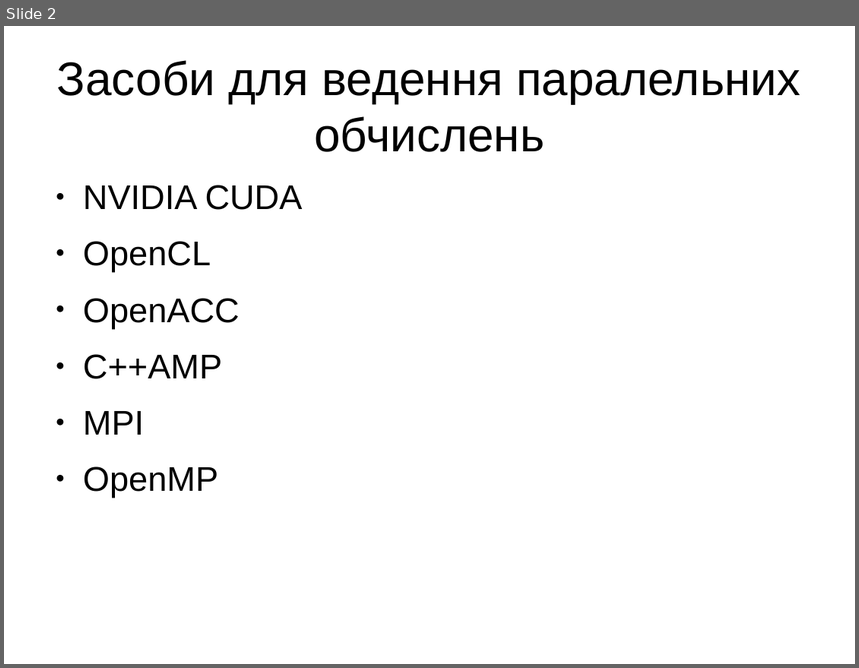
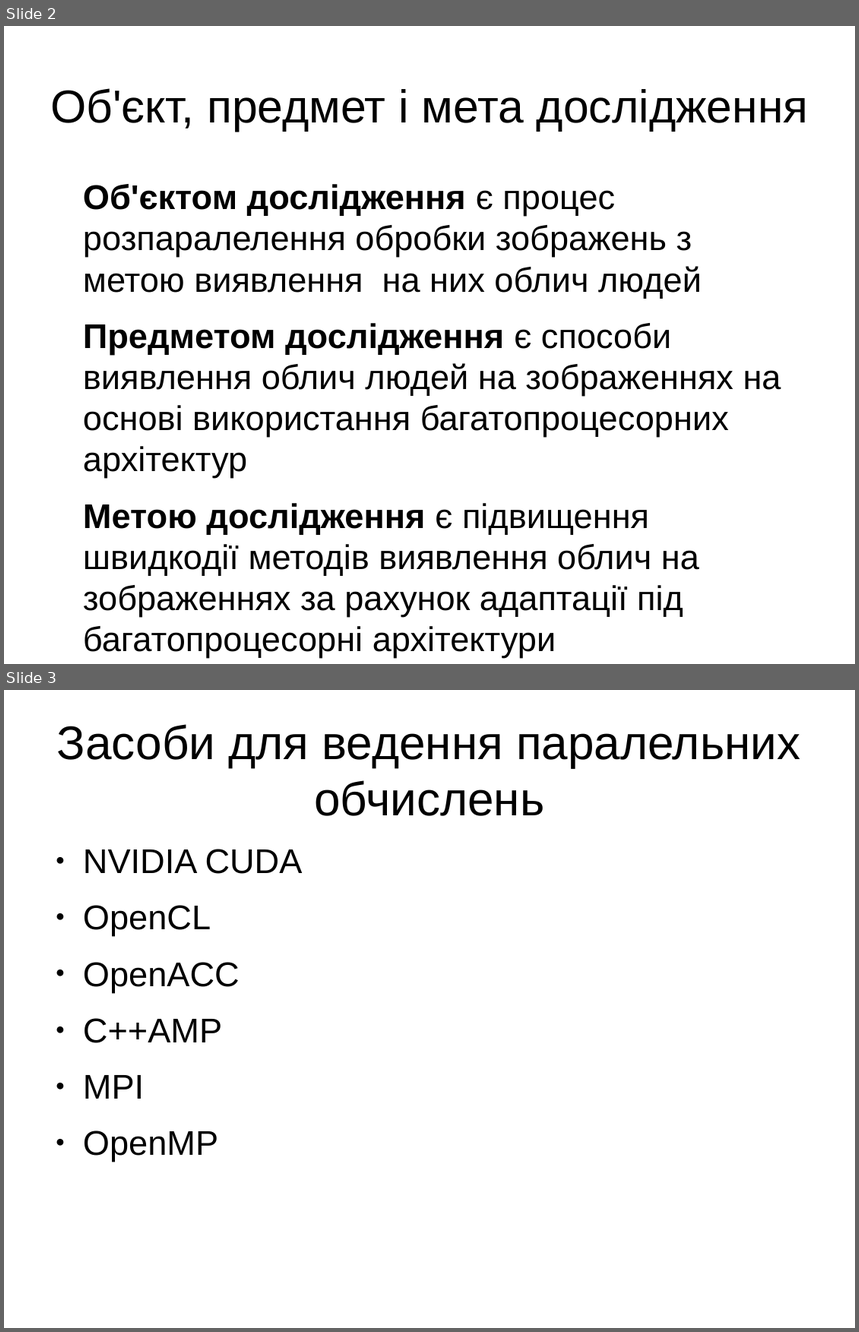
Before and after one commit to OlegTheCat/face-detection, a slide deck: doc/presentation.odp. Shown one above the other, each under a label of ours: slide 2 before the commit, slides 2 and 3 after it. The pictures are 859x668 and 859x1332 pixels, drawn with LibreOffice and Linux fonts; fonts in the diff are those of the drawing. Boxes give left, top, right and bottom in pixels: in the first picture for what was removed or moved away, otherwise in the second. Text is boxed around its words. In the diff, an @@ line names an element or a change of style, - is before the commit and + after.

```diff
--- a/doc/presentation.odp
+++ b/doc/presentation.odp
@@ slide 2 added at [4, 26, 855, 664], background #FFFFFF @@
@@ title added at [50, 88, 809, 132], 43 pt, text #000000 @@
+Об'єкт, предмет і мета дослідження
@@ text added at [83, 184, 781, 617], 32 pt, text #000000 @@
+Об'єктом дослідження є процес розпаралелення обробки зображень з метою виявлення на них облич людей
+Предметом дослідження є способи виявлення облич людей на зображеннях на основі використання багатопроцесорних архітектур
+Метою дослідження є підвищення швидкодії методів виявлення облич на зображеннях за рахунок адаптації під багатопроцесорні архітектури
@@ what was slide 2 is now slide 3 @@
```
Also in this commit, not shown: 14 other slides added, 2 slides removed, 1 other file.
